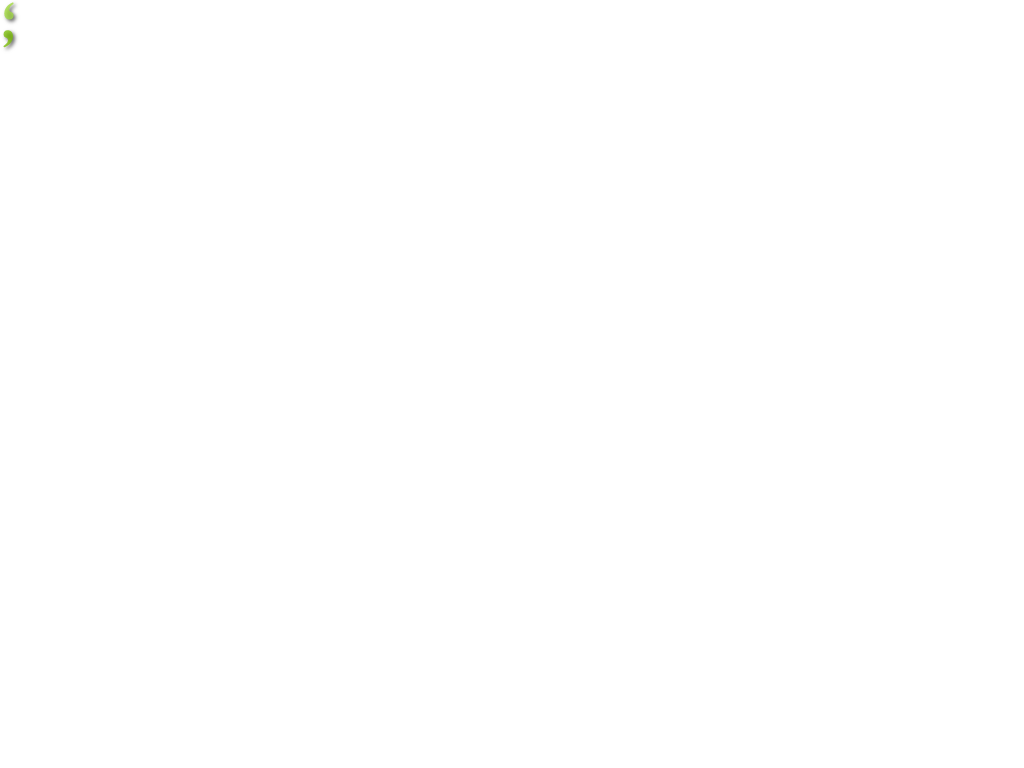
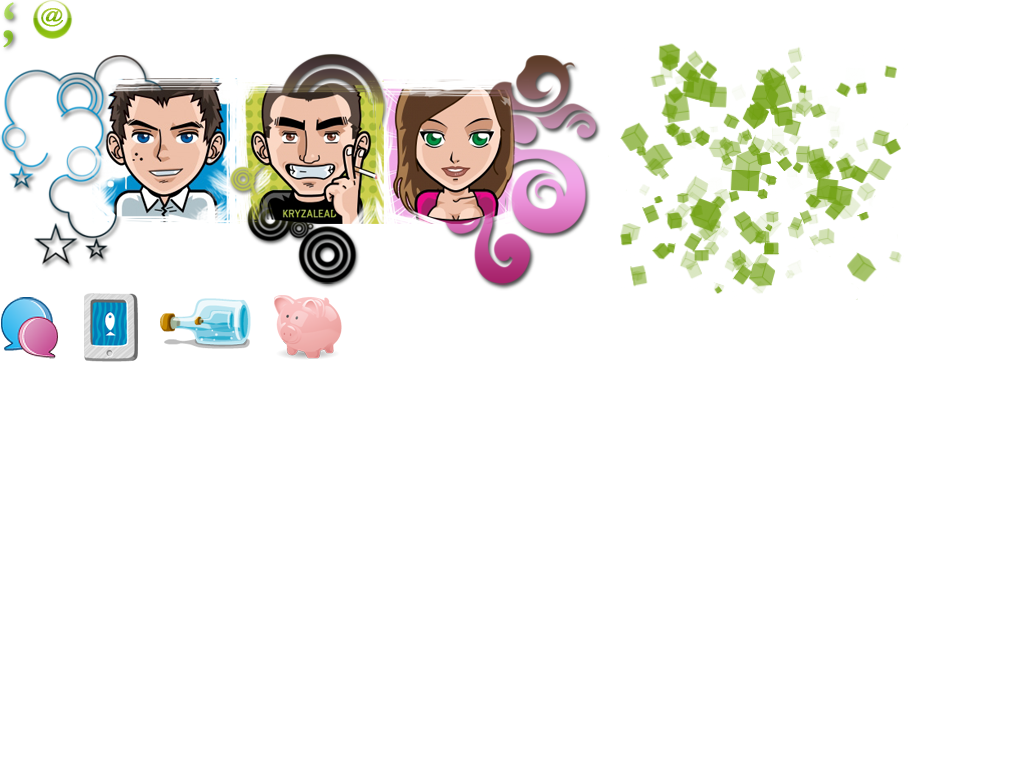
Layered file, before and after one edit (1024 × 768). Changes by layer:
added group "contact" with 2 layers above "Icones" over [33, 0, 908, 300]
added layer "cubes" in group "contact" over [608, 43, 908, 300]
added layer "@" in group "contact" over [33, 0, 73, 39]
added group "Icones" with 4 layers above "Guillements" over [1, 293, 342, 362]
added layer "budget" in group "Icones" over [274, 295, 342, 360]
added layer "fiable" in group "Icones" over [160, 298, 251, 349]
added layer "innovation" in group "Icones" over [84, 293, 138, 362]
added layer "relationnel" in group "Icones" over [1, 297, 58, 359]
added group "Guillements" with 2 layers above "Agence portrait equipe" over [4, 3, 18, 51]
moved "‘ ’" (1st of 2, in "Guillements") into group "Guillements" over [4, 4, 14, 48]
"‘ ’" (2nd of 2, in "Guillements"): opacity 60% → 50%, moved it into group "Guillements" over [4, 3, 18, 51]
added group "Agence portrait equipe" with 6 layers above "Calque 0" over [0, 54, 597, 285]
added layer "avatar-jd" in group "Agence portrait equipe" over [92, 78, 238, 224]
added layer "avatar-jo" in group "Agence portrait equipe" over [237, 79, 384, 224]
added layer "avatar-kita" in group "Agence portrait equipe" over [383, 79, 529, 224]
added layer "Calque 3" in group "Agence portrait equipe" over [230, 54, 385, 284]
added layer "Calque 2" in group "Agence portrait equipe" over [429, 55, 597, 285]
added layer "Calque 1" in group "Agence portrait equipe" over [0, 55, 167, 265]
showed "Calque 0" over [0, 0, 908, 362]
